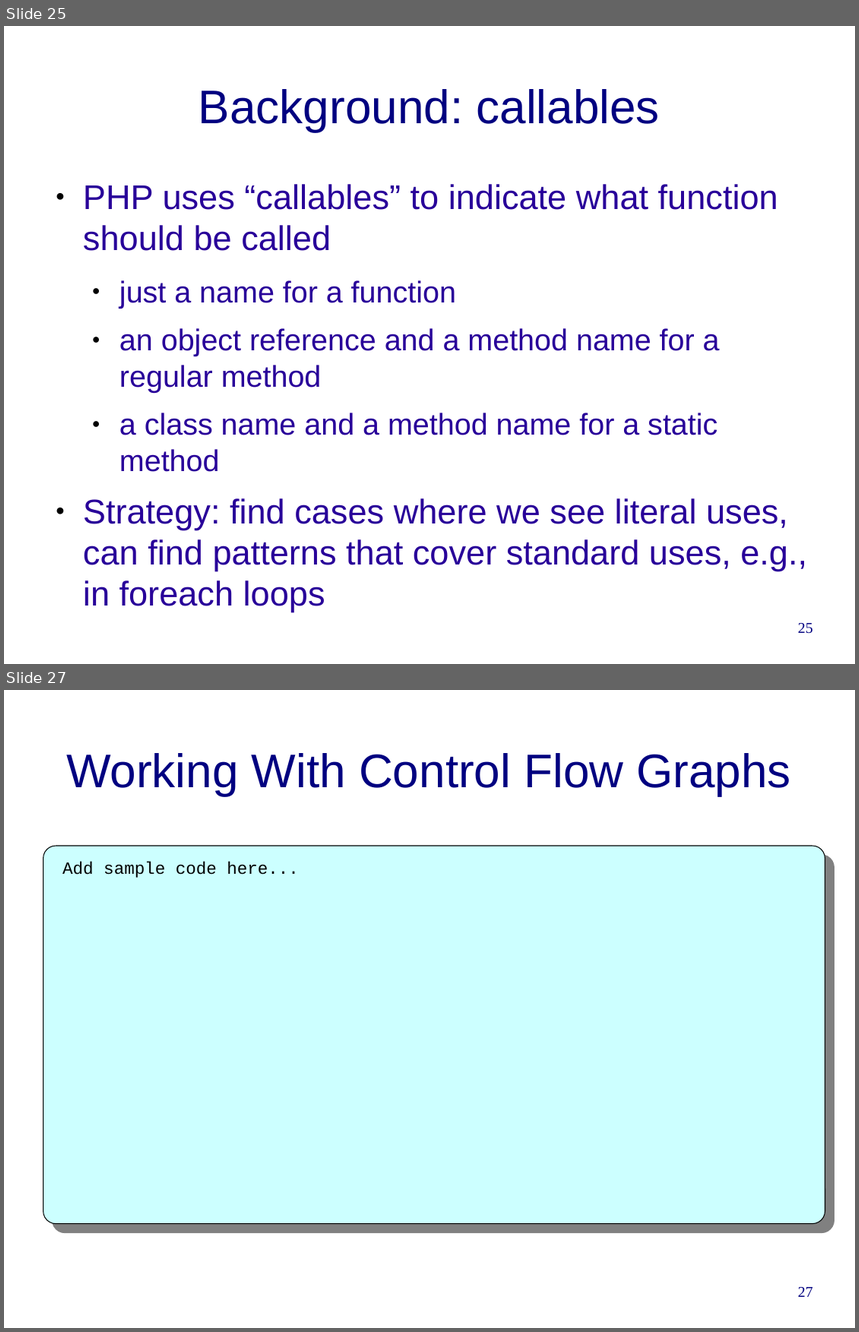
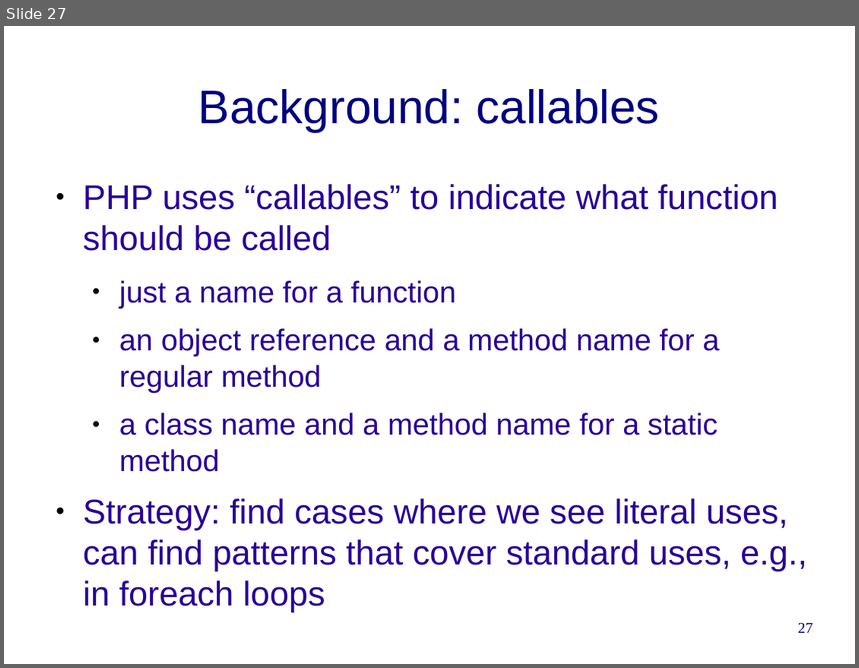
Before and after one commit to cwi-swat/rascal-course-pldi-2015, a slide deck: presentations/PHP-analysis.odp. Shown one above the other, each under a label of ours: slides 25 and 27 before the commit, slide 27 after it; the slides between them are not shown. The pictures are 859x1332 and 859x668 pixels, drawn with LibreOffice and Linux fonts; fonts in the diff are those of the drawing; background and template pictures are left out. Boxes give left, top, right and bottom in pixels: in the first picture for what was removed or moved away, otherwise in the second. Text is boxed around its words. In the diff, an @@ line names an element or a change of style, - is before the commit and + after.

```diff
--- a/presentations/PHP-analysis.odp
+++ b/presentations/PHP-analysis.odp
@@ slide 27 removed at (4,690,855,1328), background #FFFFFF @@
@@ title removed at (66,753,791,796) @@
-Working With Control Flow Graphs
@@ rounded rectangle removed at (44,846,826,1224) @@
@@ text removed at (63,861,299,878) @@
-Add sample code here...
@@ page number removed at (798,1287,813,1297) @@
-27
@@ what was slide 25 is now slide 27 @@
@@ page number at (798,623,813,633): text changed @@
-25
+27
```
Also in this commit, not shown: 8 slides changed, 3 slides added, 3 other slides removed.
